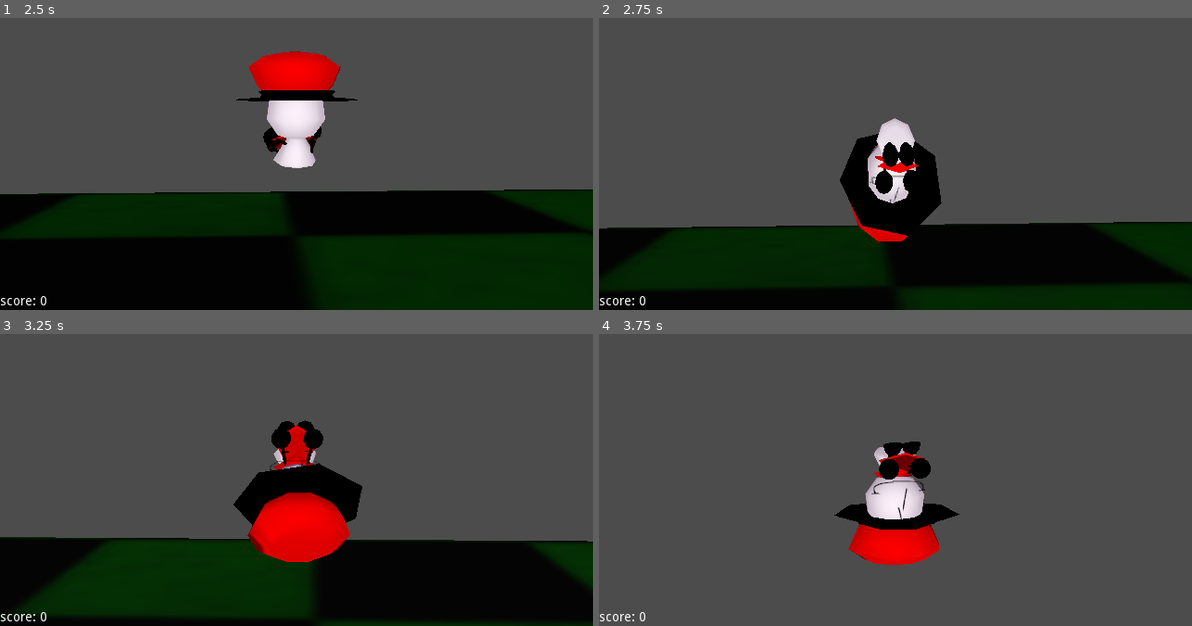
Above: before the commit, frames 1-4 (two rows, left to right).
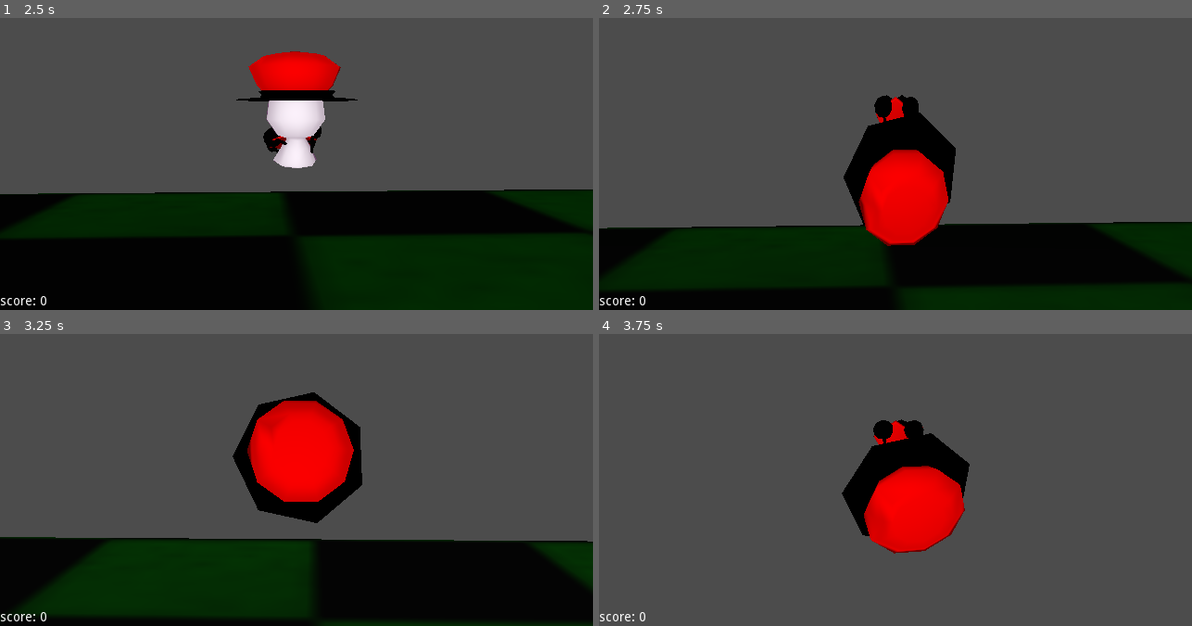
Above: after the commit, the same moments.

Repository: souperthe/Souper123-Adventure-Into-3D-LEGACY
Game: Godot game, scene res://assets/scenes/test.tscn
The game is run twice, just before and just after one commit, with the same random seed, the same clock (stepped at 60 frames per second) and the same inputs.
Inputs (mouse positions are in pixels of both pictures, inside the frame that each line leads up to):
- Up to frame 1 (2.5 s): move the mouse to (326, 85) at 0.52 s; press the mouse at (326, 85) at 0.53 s; hold W (player_up) from 0.53 s (still down); tap Space (player_jump) at 0.77, 1.52 s; move the mouse to (266, 88) at 1.27 s; release the mouse at (266, 88) at 1.28 s; right-click (266, 88) at 1.35 s; move the mouse to (308, 79) at 2.02 s; hold Shift (player_run) from 2.03 s (still down)
- Up to frame 2 (2.75 s): keep holding W (player_up); keep holding Shift (player_run)
- Up to frame 3 (3.25 s): keep holding W (player_up); move the mouse to (290, 409) at 2.77 s; release Shift (player_run) at 2.78 s; click (290, 409) at 2.85 s; tap Space (player_jump) at 3.02 s
- Up to frame 4 (3.75 s): keep holding W (player_up); move the mouse to (942, 409) at 3.52 s; hold Right mouse button (player_action2) from 3.53 s (still down)

Frame 1 is identical in both runs. In frame 2, 5.9% of the frame differs, in the area x 40-61%, y 26-79%; in frame 3, 9.3%, in the area x 39-62%, y 20-79%; in frame 4, 6.6%.

Commit message:
sdasd

Diff:
--- a/3d game/assets/scripts/player.gd
+++ b/3d game/assets/scripts/player.gd
@@ -144,7 +144,8 @@
 				state = states.gp_prep
 				velocity.y = jumpheight * 2
 			$soupermodel/root/limb.playback_speed = 15
-			$soupermodel/root/limb.play("spin")
+			if $soupermodel/root/limb.current_animation != ("actual jump") and $soupermodel/root/limb.current_animation != ("groundpoundprep"):
+				$soupermodel/root/limb.play("spin")
 			snapvector = Vector3.UP
 			velocity.x = lerp(velocity.x, movex * movespeed, 2 * delta)
 			velocity.z = lerp(velocity.z, movez * movespeed, 2 * delta)
